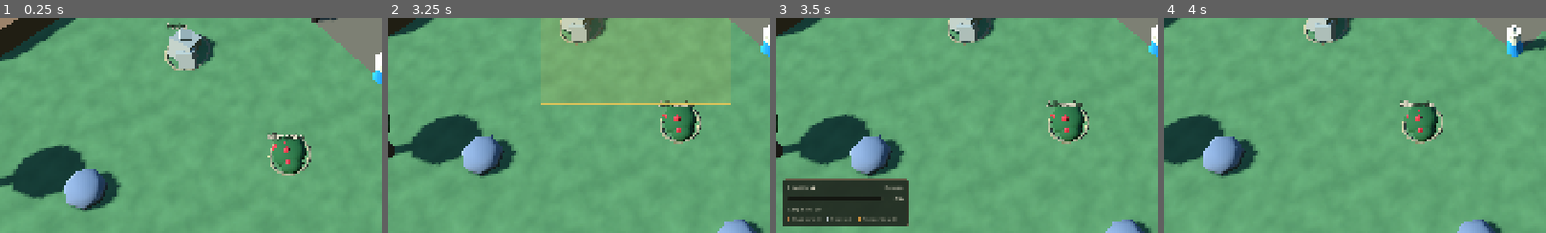
Above: before the commit, frames 1-4 (left to right).
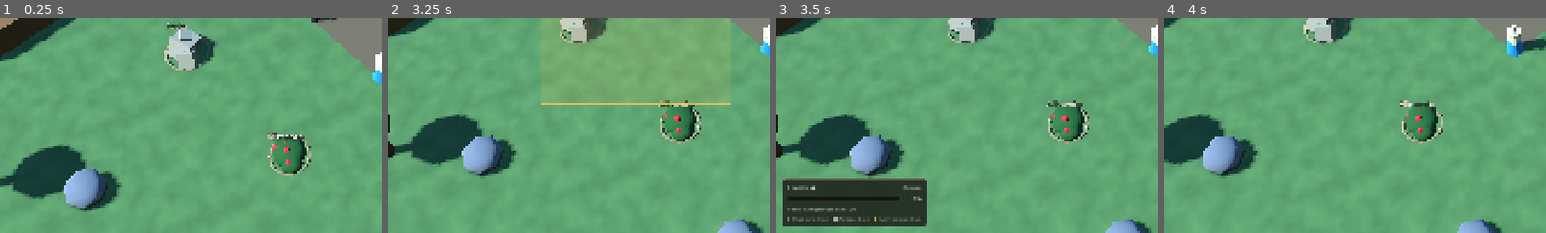
Above: after the commit, the same moments.

Repository: Julian0s/Dawn-of-Kin
Game: Godot game, scene res://src/main/main.tscn
The game is run twice, just before and just after one commit, with the same random seed, the same clock (stepped at 60 frames per second) and the same inputs.
Inputs (mouse positions are % of the whole screen's width and height, from its top left):
- Up to frame 1 (0.25 s): no input
- Up to frame 2 (3.25 s): tap Enter at 0.5 s; move the mouse to (72, 45) at 0.52 s; click (72, 45) at 0.6 s; drag from (30, 55) to (45, 70) at 1.27 s; move the mouse to (60, 28) at 2.02 s; tap S (camera_pan_down) at 2.1 s; click (60, 28) at 2.3 s; drag from (45, 70) to (20, 35) at 2.77 s
- Up to frame 3 (3.5 s): no input
- Up to frame 4 (4 s): move the mouse to (80, 65) at 3.52 s; tap D (camera_pan_right) at 3.6 s; click (80, 65) at 3.8 s
The pictures show only the part of the screen within x 0-50%, y 50-100%; the shares and areas given below are measured in that part.

Frames 1-2 are identical in both runs. In frame 3, 1.6% of the frame differs, in the area x 5-40%, y 74-97%; in frame 4, nothing differs.

Commit message:
fix(t2.5): clarify carried resource units versus load weight

Diff:
--- a/src/ui/hud_formatter.gd
+++ b/src/ui/hud_formatter.gd
@@ -56,7 +56,7 @@
 			"stone": 0,
 			"food": 0,
 			"percentage_text": "0%",
-			"weight_text": "Carga: 0 / 0",
+			"weight_text": "Peso transportado: 0 / 0",
 		}
 
 	var current_weight: int = carry_load.get_current_weight()
@@ -68,7 +68,7 @@
 	var stone: int = carry_load.get_amount(&"stone")
 	var food: int = carry_load.get_amount(&"food")
 
-	var weight_text: String = "Carga: %d / %d" % [current_weight, effective_capacity]
+	var weight_text: String = "Peso transportado: %d / %d" % [current_weight, effective_capacity]
 	if is_overloaded:
 		weight_text = "%s (sobrecarga)" % weight_text
 
--- a/src/ui/selected_unit_panel.gd
+++ b/src/ui/selected_unit_panel.gd
@@ -247,8 +247,8 @@
 			"wood": 0,
 			"stone": 0,
 			"food": 0,
-			"pct_text": "0%",
-			"weight_text": "Carga: 0 / 0",
+			"percentage_text": "0%",
+			"weight_text": "Peso transportado: 0 / 0",
 		}
 
 	if _mode == SelectionMode.MULTI:
@@ -285,7 +285,7 @@
 		"stone": int(carry.get("stone", 0)),
 		"food": int(carry.get("food", 0)),
 		"pct_text": str(carry.get("percentage_text", "0%")),
-		"weight_text": str(carry.get("weight_text", "Carga: 0 / 0")),
+		"weight_text": str(carry.get("weight_text", "Peso transportado: 0 / 0")),
 	}
 
 
@@ -359,7 +359,7 @@
 		)
 
 	if _weight_label != null:
-		_weight_label.text = str(key.get("weight_text", "Carga: 0 / 0"))
+		_weight_label.text = str(key.get("weight_text", "Peso transportado: 0 / 0"))
 		_weight_label.add_theme_color_override(
 			&"font_color",
 			HudStyle.EXPOSURE_ACTIVE_COLOR if overloaded else HudStyle.TEXT_SECONDARY_COLOR
@@ -376,7 +376,7 @@
 func _apply_carried_label(label: Label, label_name: String, amount: int) -> void:
 	if label == null:
 		return
-	label.text = "%s: %d" % [label_name, amount]
+	label.text = "%s: %d un" % [label_name, amount]
 	label.add_theme_color_override(
 		&"font_color",
 		HudStyle.TEXT_PRIMARY_COLOR if amount > 0 else HudStyle.TEXT_MUTED_COLOR
--- a/src/ui/selected_unit_panel.tscn
+++ b/src/ui/selected_unit_panel.tscn
@@ -83,7 +83,7 @@
 mouse_filter = 2
 theme_override_colors/font_color = Color(0.75, 0.74, 0.67, 1)
 theme_override_font_sizes/font_size = 14
-text = "Carga: 0 / 0"
+text = "Peso transportado: 0 / 0"
 
 [node name="CarriedRow" type="HBoxContainer" parent="Margin/VBox/SingleUnitContent"]
 layout_mode = 2
@@ -107,7 +107,7 @@
 mouse_filter = 2
 theme_override_colors/font_color = Color(0.56, 0.56, 0.5, 1)
 theme_override_font_sizes/font_size = 14
-text = "Madeira: 0"
+text = "Madeira: 0 un"
 
 [node name="StoneItem" type="HBoxContainer" parent="Margin/VBox/SingleUnitContent/CarriedRow"]
 layout_mode = 2
@@ -126,7 +126,7 @@
 mouse_filter = 2
 theme_override_colors/font_color = Color(0.56, 0.56, 0.5, 1)
 theme_override_font_sizes/font_size = 14
-text = "Pedra: 0"
+text = "Pedra: 0 un"
 
 [node name="FoodItem" type="HBoxContainer" parent="Margin/VBox/SingleUnitContent/CarriedRow"]
 layout_mode = 2
@@ -145,4 +145,4 @@
 mouse_filter = 2
 theme_override_colors/font_color = Color(0.56, 0.56, 0.5, 1)
 theme_override_font_sizes/font_size = 14
-text = "Alimentos: 0"
+text = "Alimentos: 0 un"
--- a/tests/unit/test_t2_resource_hud.gd
+++ b/tests/unit/test_t2_resource_hud.gd
@@ -116,7 +116,7 @@
 	assert_eq(unit_panel.get_state_text(), "Ocioso")
 	assert_eq(unit_panel.get_percentage_text(), "0%")
 	assert_near(unit_panel.get_bar_value(), 0.0, 0.01)
-	assert_eq(unit_panel.get_weight_text(), "Carga: 0 / 20")
+	assert_eq(unit_panel.get_weight_text(), "Peso transportado: 0 / 20")
 
 	# 6 stones = 18 / 20 = 90%, even though 7th stone (+3) cannot fit
 	var load: UnitCarryLoad = unit.get_carry_load()
@@ -124,15 +124,15 @@
 	assert_false(load.can_fit_one(STONE_RES))
 	assert_eq(unit_panel.get_percentage_text(), "90%")
 	assert_near(unit_panel.get_bar_value(), 90.0, 0.01)
-	assert_eq(unit_panel.get_weight_text(), "Carga: 18 / 20")
-	assert_eq(unit_panel.get_carried_text(&"stone"), "Pedra: 6")
+	assert_eq(unit_panel.get_weight_text(), "Peso transportado: 18 / 20")
+	assert_eq(unit_panel.get_carried_text(&"stone"), "Pedra: 6 un")
 
 	# Fill to 100% with 2 food (weight 20 / 20)
 	assert_true(load.add_units(FOOD_RES, 2))
 	assert_eq(unit_panel.get_percentage_text(), "100%")
 	assert_near(unit_panel.get_bar_value(), 100.0, 0.01)
-	assert_eq(unit_panel.get_weight_text(), "Carga: 20 / 20")
-	assert_eq(unit_panel.get_carried_text(&"food"), "Alimentos: 2")
+	assert_eq(unit_panel.get_weight_text(), "Peso transportado: 20 / 20")
+	assert_eq(unit_panel.get_carried_text(&"food"), "Alimentos: 2 un")
 
 	# Overload via capacity modifier removal: 26 / 20 -> bar stays <= 100, real weight visible
 	assert_true(load.set_capacity_modifier(&"pack", 10))
@@ -142,9 +142,85 @@
 	assert_eq(unit_panel.get_percentage_text(), "100%")
 	assert_true(unit_panel.get_bar_value() <= 100.0, "Overload progress bar must never exceed 100")
 	assert_near(unit_panel.get_bar_value(), 100.0, 0.01)
-	assert_eq(unit_panel.get_weight_text(), "Carga: 26 / 20 (sobrecarga)")
-	assert_eq(unit_panel.get_carried_text(&"wood"), "Madeira: 3")
+	assert_eq(unit_panel.get_weight_text(), "Peso transportado: 26 / 20 (sobrecarga)")
+	assert_eq(unit_panel.get_carried_text(&"wood"), "Madeira: 3 un")
 	(ctx["pile_manager"] as GroundPileManager).cleanup()
+
+
+func test_02b_resource_units_versus_load_weight_conservation() -> void:
+	# Explicit verification of T2.5.1 requirements:
+	# - 6 stones (unit_weight 3) = 18 load weight -> delivers exactly 6 stones to camp
+	# - 10 wood (unit_weight 2) = 20 load weight -> delivers exactly 10 wood to camp
+	# - 20 food (unit_weight 1) = 20 load weight -> delivers exactly 20 food to camp
+	# - HUD distinguishes item quantity ("X un") from weight ("Peso transportado: X / Y")
+	# - No resources duplicated or lost during atomic transfer
+	var ctx: Dictionary = _create_hud_stack()
+	var selection: SelectionManager = ctx["selection"] as SelectionManager
+	var unit_panel: SelectedUnitPanel = ctx["unit_panel"] as SelectedUnitPanel
+	var stockpile: SettlementStockpilePanel = ctx["stockpile"] as SettlementStockpilePanel
+	var inventory: SettlementInventory = ctx["inventory"] as SettlementInventory
+	var pile_manager: GroundPileManager = ctx["pile_manager"] as GroundPileManager
+	var unit: Unit = _create_unit(LEADER_A_DEF, "LeaderA")
+	var load: UnitCarryLoad = unit.get_carry_load()
+	await wait_process_frames(1)
+
+	selection.select_single(unit)
+
+	# 1. Stone test: 6 items * weight 3 = 18 load
+	assert_eq(STONE_RES.unit_weight, 3)
+	assert_true(load.add_units(STONE_RES, 6))
+	assert_eq(load.get_amount(&"stone"), 6)
+	assert_eq(load.get_current_weight(), 18)
+	assert_eq(unit_panel.get_carried_text(&"stone"), "Pedra: 6 un")
+	assert_eq(unit_panel.get_weight_text(), "Peso transportado: 18 / 20")
+	assert_eq(unit_panel.get_percentage_text(), "90%")
+	assert_eq(stockpile.get_displayed_amount(&"stone"), 0)
+	var report_stone: Dictionary = inventory.deliver_from_carry_load(load)
+	assert_eq(int(report_stone.get(&"stone", 0)), 6)
+	assert_eq(load.get_amount(&"stone"), 0)
+	assert_eq(load.get_current_weight(), 0)
+	assert_eq(inventory.get_amount(&"stone"), 6)
+	assert_eq(stockpile.get_displayed_amount(&"stone"), 6)
+	assert_eq(unit_panel.get_carried_text(&"stone"), "Pedra: 0 un")
+	assert_eq(unit_panel.get_weight_text(), "Peso transportado: 0 / 20")
+
+	# 2. Wood test: 10 items * weight 2 = 20 load
+	assert_eq(WOOD_RES.unit_weight, 2)
+	assert_true(load.add_units(WOOD_RES, 10))
+	assert_eq(load.get_amount(&"wood"), 10)
+	assert_eq(load.get_current_weight(), 20)
+	assert_eq(unit_panel.get_carried_text(&"wood"), "Madeira: 10 un")
+	assert_eq(unit_panel.get_weight_text(), "Peso transportado: 20 / 20")
+	assert_eq(unit_panel.get_percentage_text(), "100%")
+	assert_eq(stockpile.get_displayed_amount(&"wood"), 0)
+	var report_wood: Dictionary = inventory.deliver_from_carry_load(load)
+	assert_eq(int(report_wood.get(&"wood", 0)), 10)
+	assert_eq(load.get_amount(&"wood"), 0)
+	assert_eq(load.get_current_weight(), 0)
+	assert_eq(inventory.get_amount(&"wood"), 10)
+	assert_eq(stockpile.get_displayed_amount(&"wood"), 10)
+	assert_eq(unit_panel.get_carried_text(&"wood"), "Madeira: 0 un")
+	assert_eq(unit_panel.get_weight_text(), "Peso transportado: 0 / 20")
+
+	# 3. Food test: 20 items * weight 1 = 20 load
+	assert_eq(FOOD_RES.unit_weight, 1)
+	assert_true(load.add_units(FOOD_RES, 20))
+	assert_eq(load.get_amount(&"food"), 20)
+	assert_eq(load.get_current_weight(), 20)
+	assert_eq(unit_panel.get_carried_text(&"food"), "Alimentos: 20 un")
+	assert_eq(unit_panel.get_weight_text(), "Peso transportado: 20 / 20")
+	assert_eq(unit_panel.get_percentage_text(), "100%")
+	assert_eq(stockpile.get_displayed_amount(&"food"), 0)
+	var report_food: Dictionary = inventory.deliver_from_carry_load(load)
+	assert_eq(int(report_food.get(&"food", 0)), 20)
+	assert_eq(load.get_amount(&"food"), 0)
+	assert_eq(load.get_current_weight(), 0)
+	assert_eq(inventory.get_amount(&"food"), 20)
+	assert_eq(stockpile.get_displayed_amount(&"food"), 20)
+	assert_eq(unit_panel.get_carried_text(&"food"), "Alimentos: 0 un")
+	assert_eq(unit_panel.get_weight_text(), "Peso transportado: 0 / 20")
+
+	pile_manager.cleanup()
 
 
 func test_03_unit_states_and_selection_modes_empty_single_multi() -> void:
@@ -216,12 +292,12 @@
 	# Rapid selection switches disconnect old unit signals cleanly
 	selection.select_single(unit_a)
 	assert_eq(unit_panel.get_header_text(), "Leader A")
-	assert_eq(unit_panel.get_carried_text(&"food"), "Alimentos: 3")
+	assert_eq(unit_panel.get_carried_text(&"food"), "Alimentos: 3 un")
 	assert_true(unit_panel.is_bound_to_unit(unit_a))
 
 	selection.select_single(unit_b)
 	assert_eq(unit_panel.get_header_text(), "Leader B")
-	assert_eq(unit_panel.get_carried_text(&"stone"), "Pedra: 2")
+	assert_eq(unit_panel.get_carried_text(&"stone"), "Pedra: 2 un")
 	assert_false(unit_panel.is_bound_to_unit(unit_a))
 	assert_true(unit_panel.is_bound_to_unit(unit_b))
 
